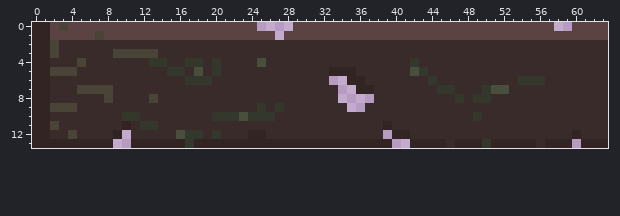
Edited in one commit: pixel-art sprite (CasaDesDiamantes/sprites/woodplankSmall_spr/layers/75c51353-322d-44d7-9765-10f88941fbef/a6f57699-5abe-4c50-8586-caffe25d36ae.png). Above is the file before it was changed.
The file is 64x14 pixels.
After the commit:
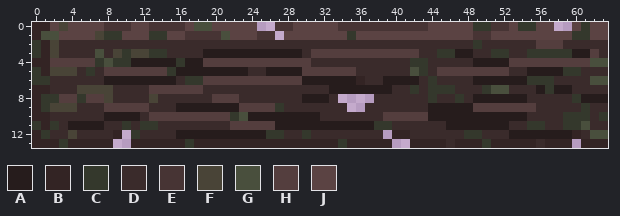
Palette (. is transparent): A #261c1c  B #332424  C #34382c  D #3a2b2b  E #473434  F #494437  G #494f3d  H #543e3e  J #5b4343
The edit:
Changed rows in their new state; - is an unchanged pixel.
first column x 0:
 0 --------EEE--EEEE-GG-------EE-----EEEEEEEEEE-----CCEE-CC-----C--
 1 -GG-----CC---CC--EEEEG---EE--------C-------------EE---------CC--
 2 C------------------------------------------------C------HHH-----
 3 C------G--C--CC----AAAAAAAAAAA-HHHHHHHHHHHH--CCAA--CC--CCCCCAAH-
 4 --HHHHHCGCCAAAAACAAHHHHHHHHHHHH------------C-----AAAAHHHHHHHHHGG
 5 C-----C-HHHHHHH-AAAAAAAA--AAAAHHHHHH---------HHHHHHHH--AAAACC---
 6 CC------AAAAAAAA---HHHHHHHHHHHAAAAAA---AAAA------AAAAAA--C----GG
 7 -------------HHHHHH--------------AAAAAAA--C-C-----------ACAA----
 8 -CCHHCHH------------HHH-------AAA-----------C----AAAAAA-----CAAA
 9 -C------HHHHH---AAAAAAAHHHH-----------------AAAAAHHHHHHH-----C--
10 --------AAAA-HHHHHHHHH--AAAAAAAA-------HHHHHAAAAAAAAAAA----CCC-C
11 C-C-AAAA--C-----------HHHHHAAAAAAAAAAACC------AAAAAAA--CC--CCG--
12 -C---------C----AAAAAAAAAACC--C-----------------CC---AAAAAAA--GG
13 ---C------------------------------C-----------------------------
Where, in picture pixels (left, top, right, bottom), the same in both pictures:
changed: (32, 22, 608, 148)
